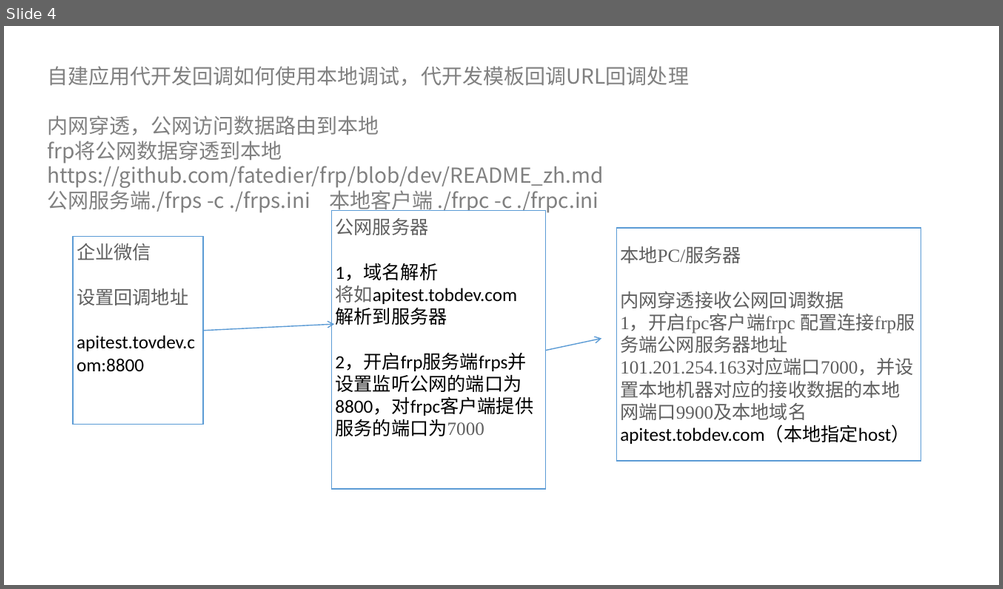
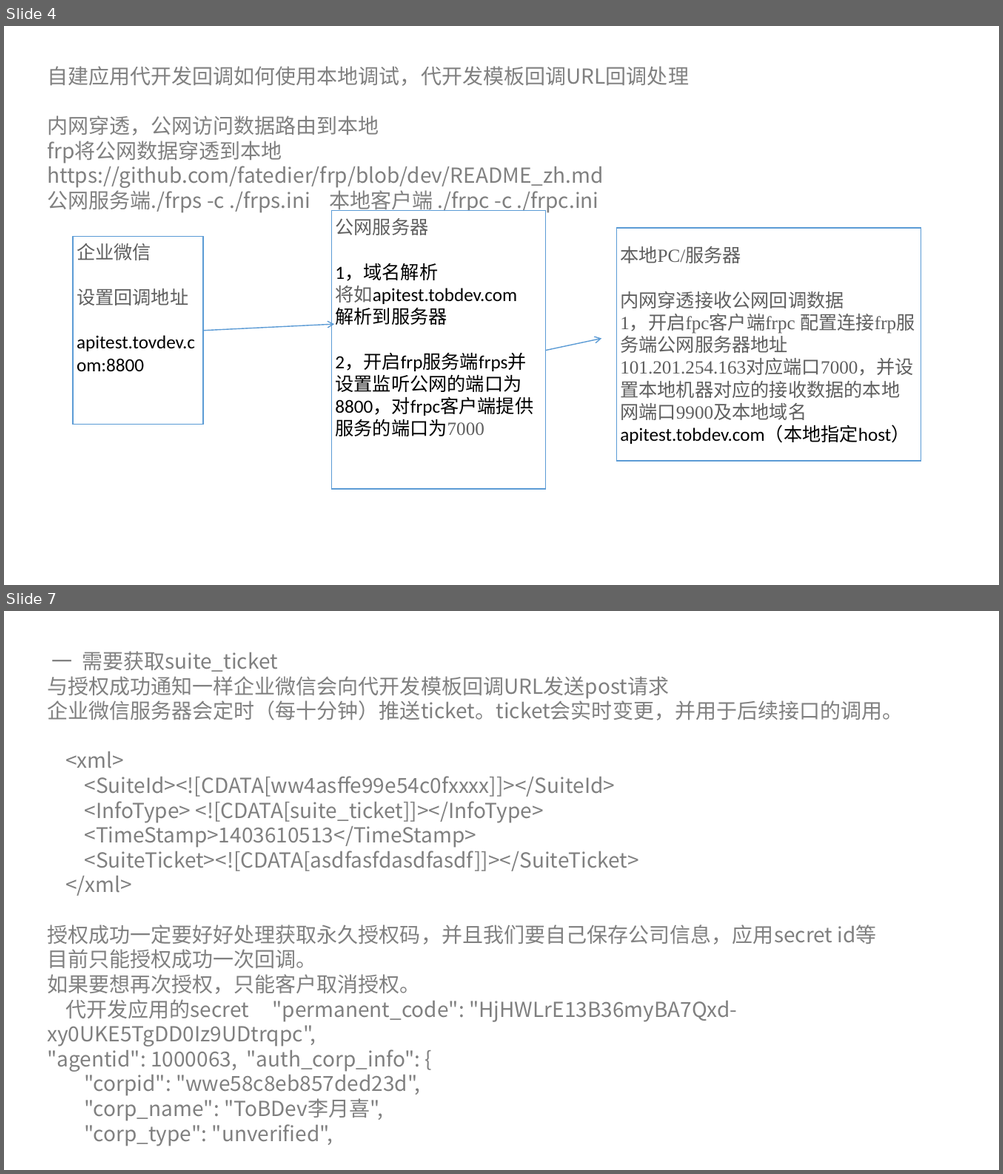
Before and after one commit to liyuexi/qywx-inner-java, a slide deck: 企业微信开发自建内部应用代开发篇.pptx. Shown one above the other, each under a label of ours: slide 4 before the commit, slides 4 and 7 after it; the slides between them are not shown. The pictures are 1003x589 and 1003x1174 pixels, drawn with LibreOffice and Linux fonts; fonts in the diff are those of the drawing. Boxes give left, top, right and bottom in pixels: in the first picture for what was removed or moved away, otherwise in the second. Text is boxed around its words. In the diff, an @@ line names an element or a change of style, - is before the commit and + after.

Commit message:
20211207 post回调处理

```diff
--- a/企业微信开发自建内部应用代开发篇.pptx
+++ b/企业微信开发自建内部应用代开发篇.pptx
@@ slide 7 added at (4,611,999,1170), background #FFFFFF @@
@@ text added at (47,651,902,1147), 20 pt, text #808080 @@
+一 需要获取suite_ticket
+与授权成功通知一样企业微信会向代开发模板回调URL发送post请求
+企业微信服务器会定时（每十分钟）推送ticket。ticket会实时变更，并用于后续接口的调用。
+<xml>
+<SuiteId><![CDATA[ww4asffe99e54c0fxxxx]]></SuiteId>
+<InfoType> <![CDATA[suite_ticket]]></InfoType>
+<TimeStamp>1403610513</TimeStamp>
+<SuiteTicket><![CDATA[asdfasfdasdfasdf]]></SuiteTicket>
+</xml>
+授权成功一定要好好处理获取永久授权码，并且我们要自己保存公司信息，应用secret id等
+目前只能授权成功一次回调。
+如果要想再次授权，只能客户取消授权。
+代开发应用的secret "permanent_code": "HjHWLrE13B36myBA7Qxd-xy0UKE5TgDD0Iz9UDtrqpc",
+"agentid": 1000063, "auth_corp_info": {
+"corpid": "wwe58c8eb857ded23d",
+"corp_name": "ToBDev李月喜",
+"corp_type": "unverified",
```
Also in this commit, not shown: 4 other slides added, 1 other file.
